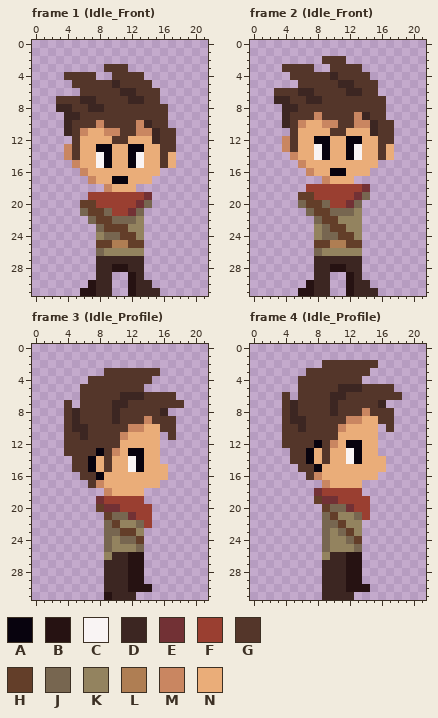
Edited in one commit: pixel-art file (res/sprites/raider.aseprite). The first picture shows the starting point.
22x32 pixels, 21 frames. Colours within 5 levels of each other are drawn and written as one. Shown: frame 1 (Idle_Front), frame 2 (Idle_Front), frame 3 (Idle_Profile), frame 4 (Idle_Profile). The commit also changed other frames, which this record leaves out.
Visible layers, top first: "HAIR", "FACE", "HEAD", "BODY".
Palette (. is transparent): A #08030e  B #261212  C #f9f4f4  D #3c2622  E #723135  F #9a3f31  G #54362a  H #633e29  J #776650  K #93835f  L #af7e53  M #c98661  N #eaad79
Pixels before, frame 1 (Idle_Front), first column x 3:
 3 ......GGG......
 4 .GGGG..GGGG....
 5 ..GGGGGDGGGG...
 6 ...GGGGGDDGGG..
 7 GGGDDGGGGDDGG..
 8 DDGGDDGGGGGGGG.
 9 .DDGGGGGGGGGGG.
10 .DGGGMGGGGMDGG.
11 .DGMNNMMGGMMDGG
12 ..GNNNNGGNNNDGG
13 .MGNNAANNAANNGG
14 .MGNNCANNACNNGN
15 ..MNNCANNACNNGN
16 ...MNNNNNNNNN..
17 ....MNNAANNN...
18 ......MNNN.....
19 ....FFFFFFFE...
20 ...HHFFFFFEJ...
21 ...JHHJFFEJ....
22 ....JHHJJJK....
23 .....JHHHKK....
24 .....KJJHHK....
25 .....HHLLHH....
26 .....JKKKKK....
27 .....DDDDDD....
28 .....DDBBDD....
29 .....DD..BD....
30 ....BDD..BDD...
31 ...BBDD..BDDD..
Pixels before, frame 2 (Idle_Front), first column x 3:
 2 ......GGG......
 3 .GGGG..GGGG....
 4 ..GGGGGDGGGG...
 5 ...GGGGGDDGGG..
 6 GGGDDGGGGDDGG..
 7 DDGGDDGGGGGGGG.
 8 .DDGGGGGGGGGGG.
 9 .DGGGMGGGGMDGG.
10 .DGMNNMMGGMMDGG
11 ..GNNNNGGNNNDGG
12 .MGNNAANNAANNGG
13 .MGNNCANNACNNGN
14 ..MNNCANNACNNGN
15 ...MNNNNNNNNN..
16 ....MNNAANNN...
17 ......MNNN.....
18 ....FFFFFFFE...
19 ...HHFFFFFEJ...
20 ...JHHJFFEJ....
21 ....JHHJJJK....
22 .....JHHKKK....
23 .....KJHHKK....
24 .....KJJHHK....
25 .....HHLLHH....
26 .....JKKKKK....
27 .....DDDDDD....
28 .....DDBBDD....
29 .....DD..BD....
30 ....BDD..BDD...
31 ...BBDD..BDDD..
Pixels before, frame 3 (Idle_Profile), first column x 4:
 3 .....GGGGGGG...
 4 ...GGGGGGGG....
 5 ..GGGGGGGG.....
 6 ..GGGGGDDDGGGG.
 7 G.GGGGDDGGGGGGG
 8 GDGGGGDGGGGGD..
 9 GDGGGGDGGGMGGG.
10 GDDGGGGGMMNNGG.
11 GGDGGGGMNNNN.G.
12 GGGGGGGNNNNN...
13 GGGGAGMNAANN...
14 .GGANGNNCANN...
15 .GGANGNNCANNN..
16 ..GGANNNNNNNN..
17 ...GMNNNNNNN...
18 .....MNNNN.....
19 ....EFFFFF.....
20 ....HEEFFFF....
21 .....HJJEFF....
22 .....JHKKJF....
23 .....JJHHK.....
24 .....JKJJH.....
25 .....JKKKJ.....
26 .....KDDBB.....
27 .....DDDBB.....
28 .....DDDBB.....
29 .....DDDBB.....
30 .....DDDBBB....
31 .....BDDD......
Pixels before, frame 4 (Idle_Profile), first column x 4:
 2 .....GGGGGGG...
 3 ...GGGGGGGG....
 4 ..GGGGGGGG.....
 5 ..GGGGGDDDGGGG.
 6 G.GGGGDDGGGGGGG
 7 GDGGGGDGGGGGD..
 8 GDGGGGDGGGMGGG.
 9 GDDGGGGGMMNNGG.
10 GGDGGGGMNNNN.G.
11 GGGGGGGNNNNN...
12 GGGGAGMNAANN...
13 .GGANGNNCANN...
14 .GGANGNNCANNN..
15 ..GGANNNNNNNN..
16 ...GMNNNNNNN...
17 .....MNNNN.....
18 ....EFFFFF.....
19 ....HEEFFFF....
20 .....HJJEFF....
21 .....JHKKJF....
22 .....JJHKK.....
23 .....JKJHK.....
24 .....JKKJH.....
25 .....JKKKJ.....
26 .....KDDBB.....
27 .....DDDBB.....
28 .....DDDBB.....
29 .....DDDBB.....
30 .....DDDBBB....
31 .....DDDD......
And afterwards:
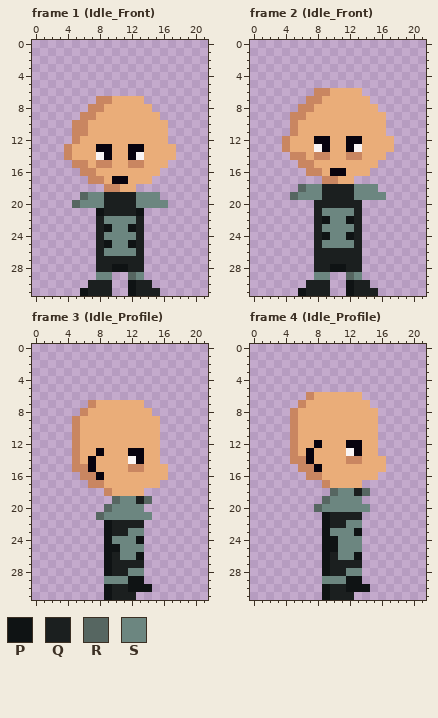
Colours new in this view: P #0f1314  Q #1b1f1f  R #566661  S #6c8680
The edit:
layer "HAIR" removed
Changed rows in their new state; - is an unchanged pixel.
Frame 1 (Idle_Front):
first column x 3:
 3 ------...------
 4 -....--....----
 5 --..........---
 6 ---..........--
 7 .....MMNNNN..--
 8 ....MMNNNNNN..-
 9 -..MMNNNNNNNN.-
10 -.MMNNNNNNNNNN-
11 -.M---NNNNNNNN.
12 --M----NN---NN.
13 --N----------NN
14 --N----------N-
15 ---M-MM--MM--N.
16 ----M----------
17 -----M---------
18 -------M-------
19 ---RSSQQQQSSS--
20 --RSSSQQQQSSSS-
21 ---..PQQQQP----
22 ----.QSSSSQ----
23 -----QPSSPQ----
24 -----QSSSSQ----
25 -----QPSSPQ----
26 -----QSSSSQ----
27 -----QQQQQQ----
28 -----QQPPQQ----
29 -----SS--RS----
30 ----QQQ--PQQ---
31 ---PQQQ--PQQQ--
Frame 2 (Idle_Front):
first column x 3:
 2 ------...------
 3 -....--....----
 4 --..........---
 5 ---..........--
 6 .....MMNNNN..--
 7 ....MMNNNNNN..-
 8 -..MMNNNNNNNN.-
 9 -.MMNNNNNNNNNN-
10 -.MN--NNNNNNNN.
11 --M----NN---NN.
12 --N----------NN
13 --N----------N-
14 ---M-MM--MM--N.
15 ----M----------
16 -----M---------
17 -------M-------
18 ---RSSQQQQSSS--
19 --RSSSQQQQSSSS-
20 ---..QQQQQQ----
21 ----.QSSSSQ----
22 -----QPSSPQ----
23 -----QSSSSQ----
24 -----QPSSPQ----
25 -----QSSSSQ----
26 -----QQQQQQ----
27 -----QQQQQQ----
28 -----QQPPQQ----
29 -----SS--RS----
30 ----QQQ--PQQ---
31 ---PQQQ--PQQQ--
Frame 3 (Idle_Profile):
first column x 4:
 3 -----.......---
 4 ---........----
 5 --........-----
 6 --............-
 7 .-.MNNNNNN.....
 8 ..MNNNNNNNN..--
 9 .MNNNNNNNNNN..-
10 .MNNNNNNNN--..-
11 .MNNNNNN-----.-
12 .MNNNNN--------
13 .MNN-NN--------
14 -MN--N---------
15 -MM--N--MM-----
16 --MM-----------
17 ---M-----------
19 ----..RSSQR----
20 ----.RSSSS.----
21 ----RSSSSSS----
22 -----PQQQQ.----
23 -----PQQSS-----
24 -----PSSSP-----
25 -----PPSSS-----
26 -----PQSSP-----
27 -----PQQQQ-----
28 -----PQQSS-----
29 -----SSSPP-----
30 -----PQQPPP----
31 -----PQQQ------
Frame 4 (Idle_Profile):
first column x 4:
 2 -----.......---
 3 ---........----
 4 --........-----
 5 --............-
 6 .-.MNNNNNN.....
 7 ..MNNNNNNNN..--
 8 .MNNNNNNNNNN..-
 9 .MNNNNNNNN--..-
10 .MNNNNNN-----.-
11 .MNNNNN--------
12 .MNN-NN--------
13 -MN--N---------
14 -MM--N--MM-----
15 --MM-----------
16 ---M-----------
18 ----..RSSQR----
19 ----.RSSSS.----
20 ----RSSSSSS----
21 -----PQQQQ.----
22 -----PQQSS-----
23 -----PSSSP-----
24 -----PPSSS-----
25 -----PPSSS-----
26 -----PQSSP-----
27 -----PQQQQ-----
28 -----PQQSS-----
29 -----SSSPP-----
30 -----PQQPPP----
31 -----PQQQ------
Pixel boxes of the changes (left, top, right, bottom) in both pictures:
changed: (56, 64, 176, 296)
changed: (274, 56, 394, 296)
changed: (64, 368, 184, 600)
changed: (282, 360, 402, 600)
